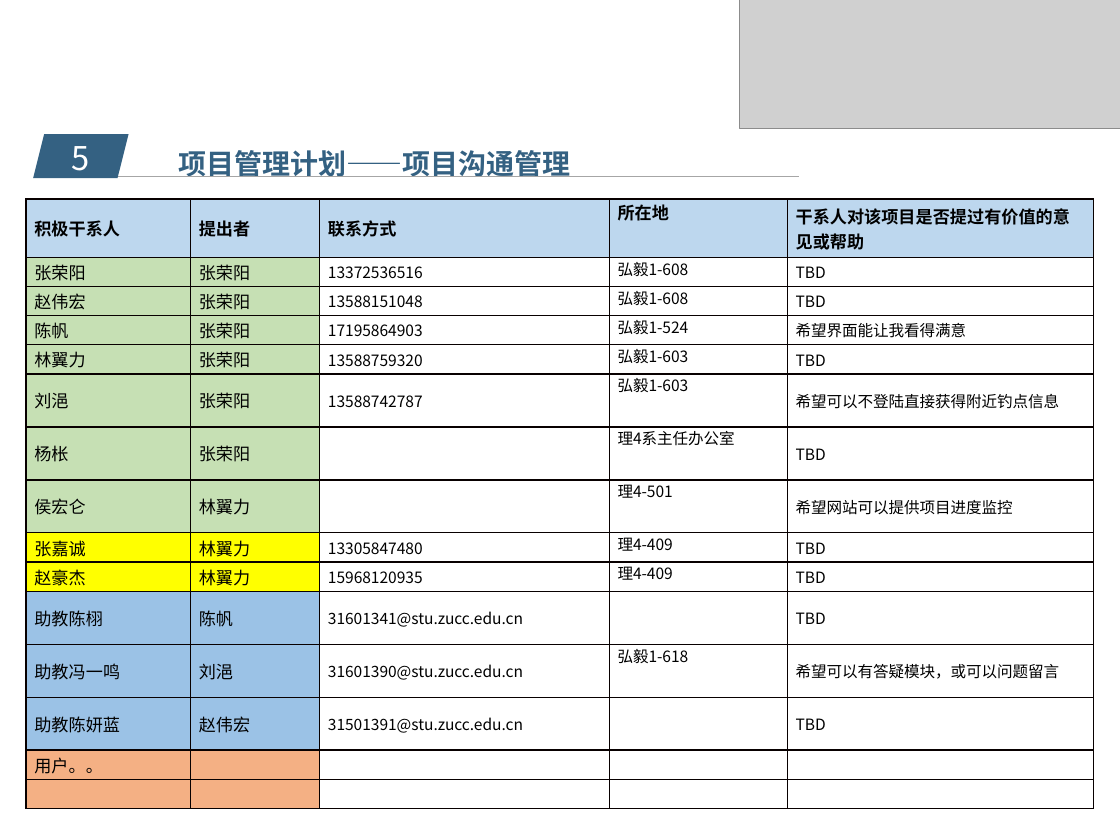
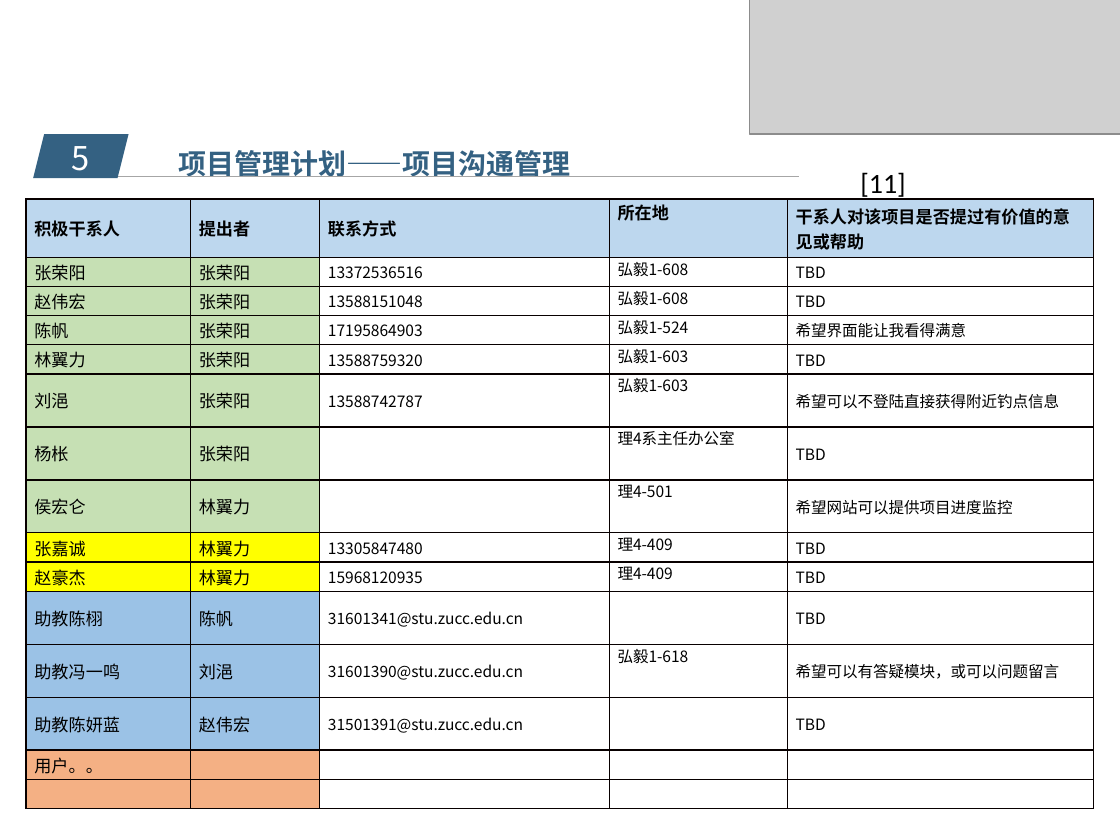
Before and after one commit to popopoi/PRD2018-G07, a slide deck: slide 18 of 受控文档/项目计划/PRD2018-G07- 需求工程项目计划PPT.pptx (slide 17 before the commit). Drawn at 1120x840 pixels with LibreOffice and Linux fonts; fonts in the diff are those of the drawing; grey boxes stand for pictures; background and template pictures are left out. Boxes give left, top, right and bottom in pixels: in the first picture for what was removed or moved away, otherwise in the second. Text is boxed around its words. In the diff, an @@ line names an element or a change of style, - is before the commit and + after.

```diff
--- a/受控文档/项目计划/PRD2018-G07- 需求工程项目计划PPT.pptx
+++ b/受控文档/项目计划/PRD2018-G07- 需求工程项目计划PPT.pptx
@@ picture resized from (x1=740, y1=0, x2=1120, y2=129) to (x1=749, y1=0, x2=1120, y2=134) @@
@@ text added at (x1=860, y1=172, x2=905, y2=200), 18 pt, text #000000 @@
+[11]
```
Also in this commit, not shown: 13 other slides changed, 2 slides added, 1 slide removed, 2 other files.
